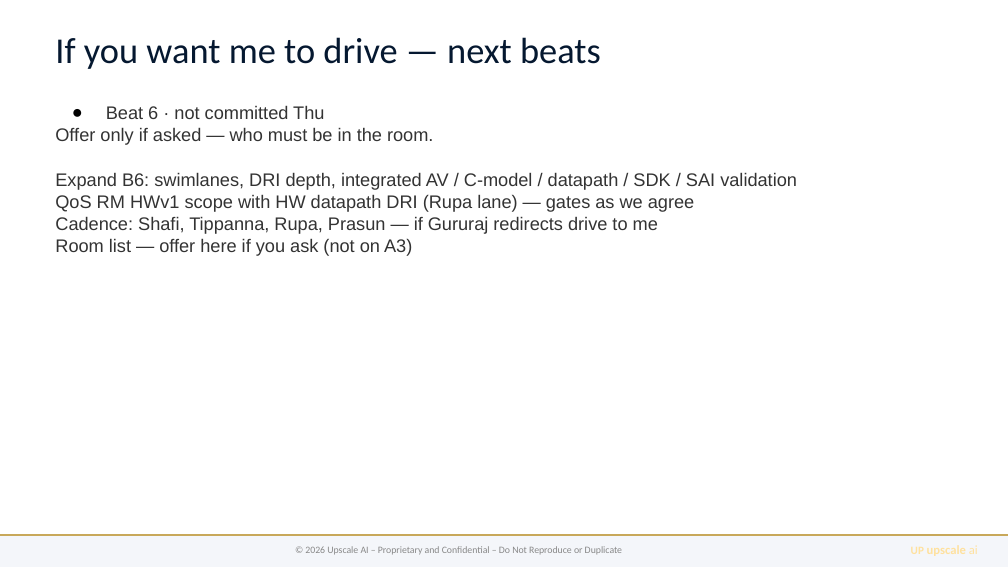
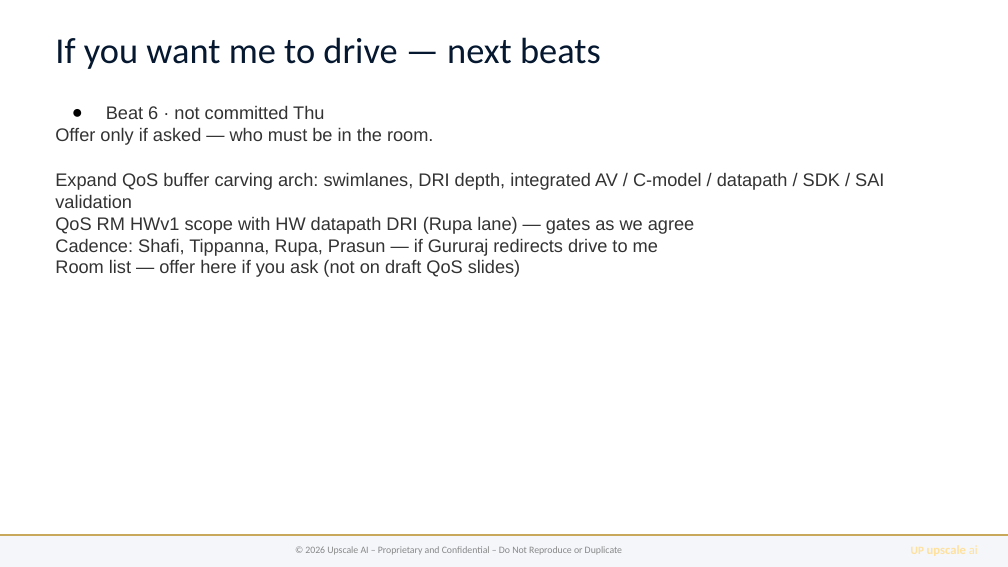
Before and after one commit to upscale-ai-network/agent-template, a slide deck: slide 10 of dt100/manager-arch-vision-b6.pptx. Drawn at 1008x567 pixels with LibreOffice and Linux fonts; fonts in the diff are those of the drawing. Boxes give left, top, right and bottom in pixels: in the first picture for what was removed or moved away, otherwise in the second. Text is boxed around its words. In the diff, an @@ line names an element or a change of style, - is before the commit and + after.

```diff
--- a/dt100/manager-arch-vision-b6.pptx
+++ b/dt100/manager-arch-vision-b6.pptx
@@ text at box(55, 172, 884, 208): text changed @@
-Expand B6: swimlanes, DRI depth, integrated AV / C-model / datapath / SDK / SAI validation
+Expand QoS buffer carving arch: swimlanes, DRI depth, integrated AV / C-model / datapath / SDK / SAI validation
@@ text at box(55, 259, 520, 277): text changed @@
-Room list — offer here if you ask (not on A3)
+Room list — offer here if you ask (not on draft QoS slides)
```
Also in this commit, not shown: 6 other slides changed, 20 other files.
